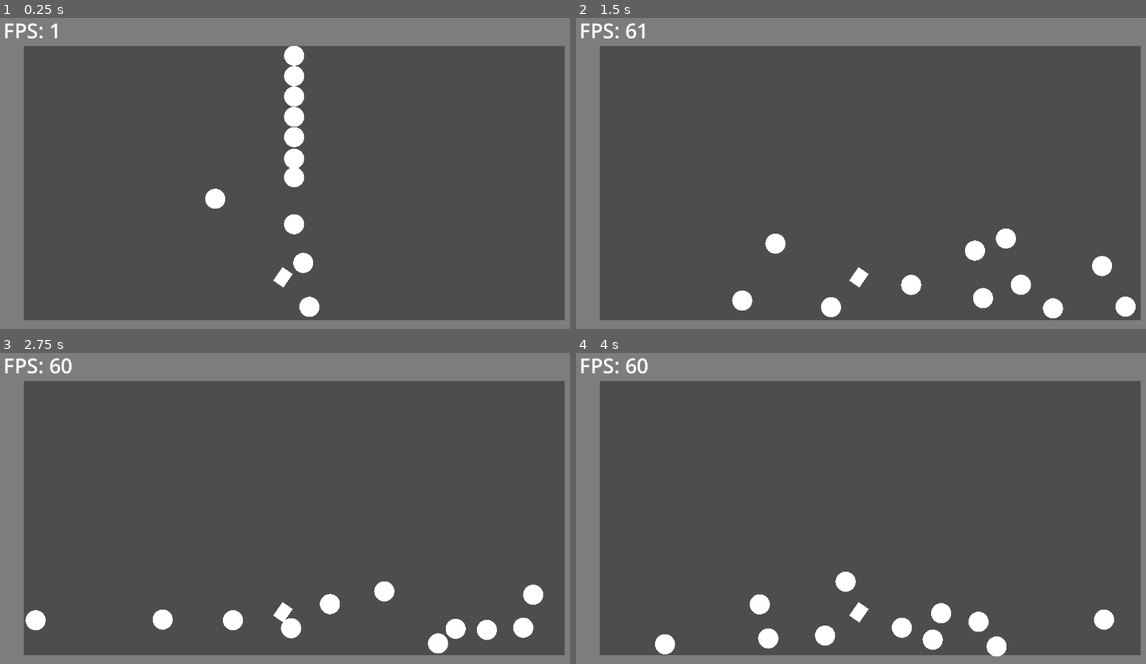
Above: before the commit, frames 1-4 (two rows, left to right).
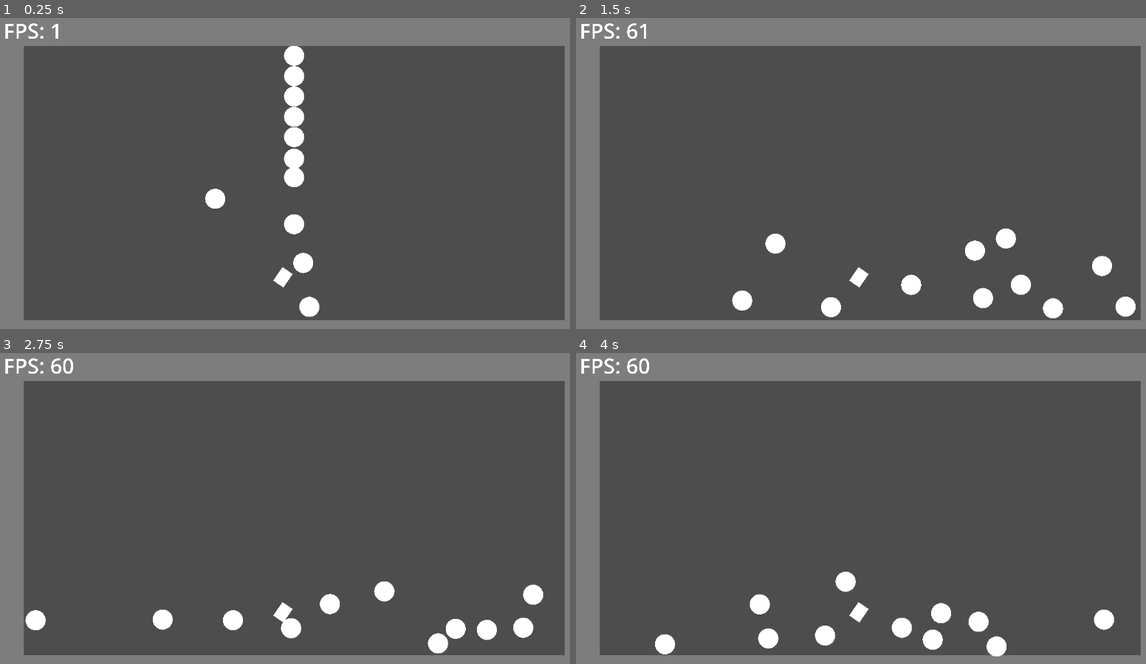
Above: after the commit, the same moments.

Repository: lamborghinigamer1/ball-sim
Game: Godot game, scene res://Main.tscn
Same seed, same stepped clock (60 frames per second), same inputs: the game is played once before the commit and once after it.
Inputs:
- Up to frame 1 (0.25 s): no input
- Up to frame 2 (1.5 s): no input
- Up to frame 3 (2.75 s): no input
- Up to frame 4 (4 s): no input

The runs differ from the first frame. In frame 1, 0.1% of the frame differs, in the area x 0-11%, y 1-7%; in frame 2, 0.2%; in frame 3, 0.2%, in the area x 0-13%, y 1-7%; in frame 4, 0.2%.

Commit message:
Improved fps font

Diff:
--- a/ui.tscn
+++ b/ui.tscn
@@ -15,11 +15,10 @@
 
 [node name="FpsCounter" type="Label" parent="Control"]
 layout_mode = 0
-offset_right = 112.0
-offset_bottom = 69.0
+offset_right = 1144.0
+offset_bottom = 698.0
+scale = Vector2(0.1, 0.1)
 theme_override_fonts/font = SubResource("SystemFont_sctvp")
-theme_override_font_sizes/font_size = 50
+theme_override_font_sizes/font_size = 512
 text = "FPS: "
-horizontal_alignment = 1
-vertical_alignment = 1
 script = ExtResource("1_ysien")
